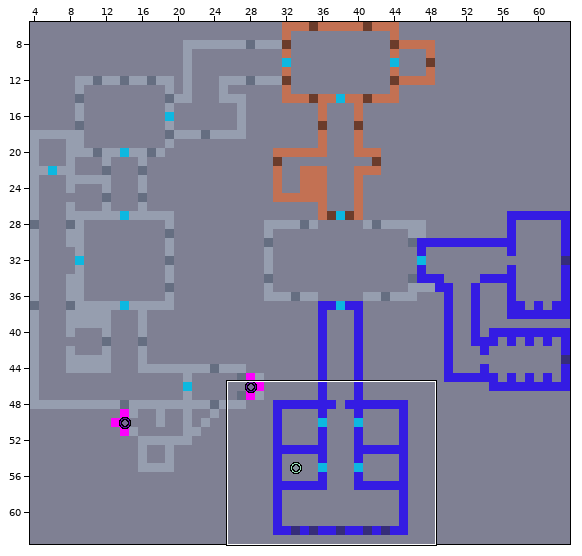
One commit to this LDtk project: assets/levels/pxlwolf.ldtk. Above, an overview of the earlier version with the close-up marked.
Close-up. The starting point:
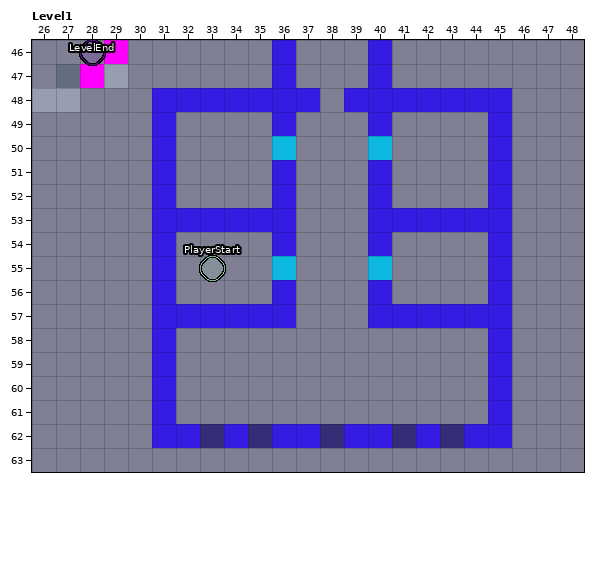
Cells are 16x16 px. Shown: Level1 x 26..48, y 46..63. The commit also changed other parts of the map, which this record leaves out.
And afterwards:
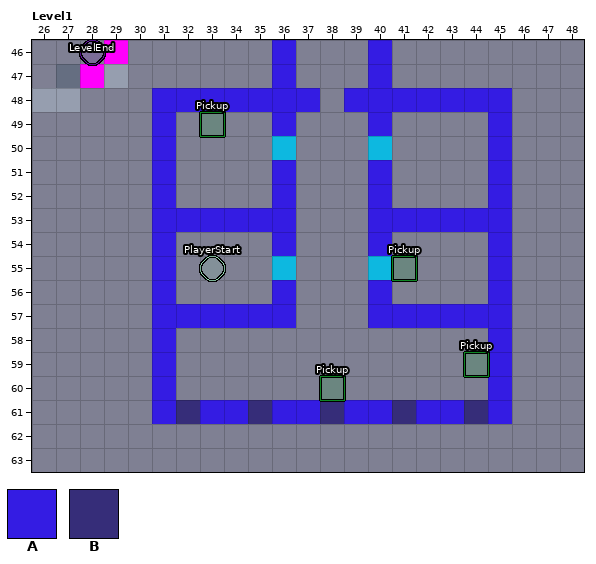
Key: from "Walls": A 10 "Blue_Wall", B 11 "Blue_Grate".
_ is an empty cell.
Objects are placed by their top-left corner, in cells (3,4 is the top-left corner of cell 3,4); size is 1x1 cell unless given.
Message: Level 1 : static and pickup items
Edits made:
Layer "Walls":
The author put tile A in row 61 at x 33 to 34, 36 to 37, 39 to 40 and 42 to 43.
The author put tile B in row 61 at x 32, 35, 38, 41 and 44.
The edit erases tile A in row 62 at x 31 to 32, 34, 36 to 37, 39 to 40, 42 and 44 to 45.
The edit erases tile B in row 62 at x 33, 35, 38, 41 and 43.
Layer "Entities":
A new object: "Pickup" rectangle at 38,60.
A new object: "Pickup" rectangle at 44,59.
A new object: "Pickup" rectangle at 33,49.
A new object: "Pickup" rectangle at 41,55.
